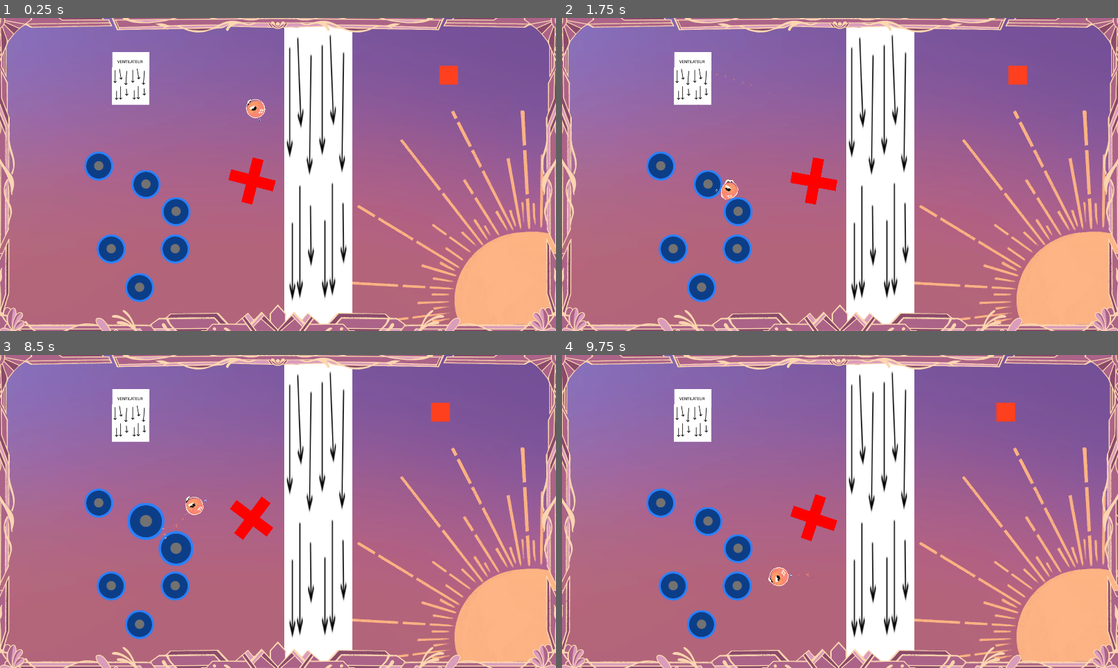
Above: before the commit, frames 1-4 (two rows, left to right).
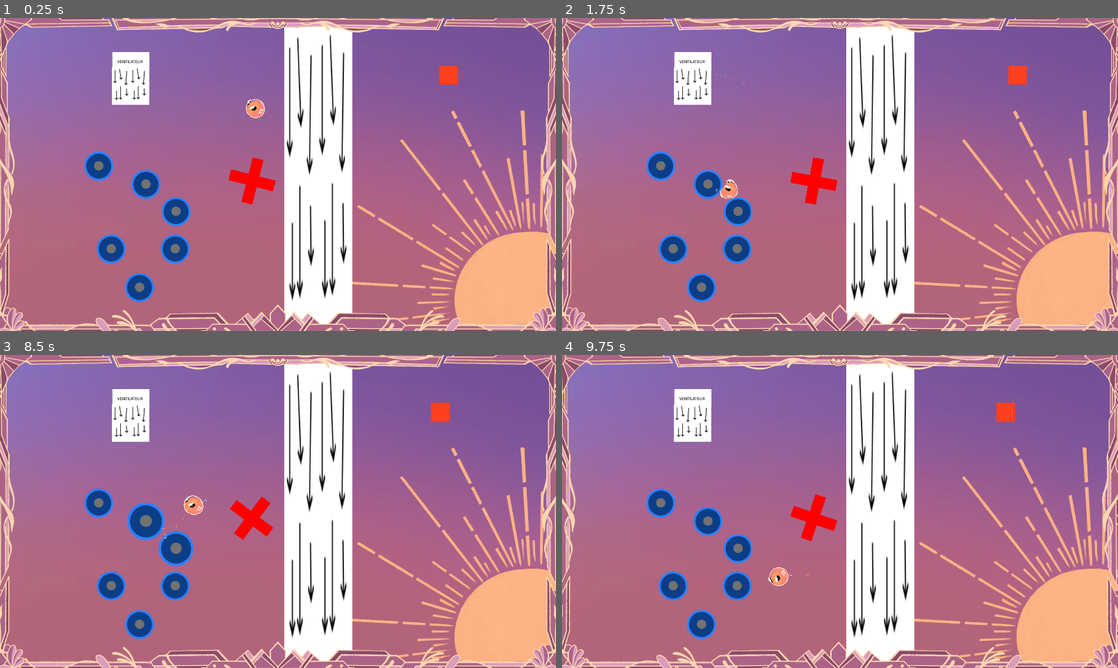
Above: after the commit, the same moments.

Repository: davifarhi/GGJ25-CrashSim-Untitled
Game: Godot game, scene res://scenes/TestPhysique.tscn
Two runs of this game, one before a commit and one after it. Both use one fixed random seed, a clock stepped at 60 frames per second and the inputs below.
Inputs (mouse positions are in pixels of both pictures, inside the frame that each line leads up to):
- Up to frame 1 (0.25 s): no input
- Up to frame 2 (1.75 s): move the mouse to (962, 158) at 0.52 s; click (962, 158) at 0.6 s; move the mouse to (728, 190) at 1.27 s; tap Delete at 1.35 s
- Up to frame 3 (8.5 s): move the mouse to (333, 442) at 2.02 s; click (333, 442) at 2.1 s; move the mouse to (250, 574) at 2.77 s; tap Delete every 1.5 s from 2.85 to 7.35 s; move the mouse to (444, 558) at 3.52 s; click (444, 558) at 3.6 s; move the mouse to (111, 464) at 4.27 s; move the mouse to (305, 511) at 5.02 s; click (305, 511) at 5.1 s; move the mouse to (194, 433) at 5.77 s; move the mouse to (400, 495) at 6.52 s; click (400, 495) at 6.6 s; move the mouse to (166, 527) at 7.27 s; move the mouse to (333, 442) at 8.02 s; click (333, 442) at 8.1 s
- Up to frame 4 (9.75 s): move the mouse to (812, 574) at 8.77 s; tap Delete at 8.85 s; move the mouse to (1006, 558) at 9.52 s; click (1006, 558) at 9.6 s

The runs differ from the first frame. In frame 1, less than 0.1% of the frame differs, in the area x 44-48%, y 26-32%; in frame 2, less than 0.1%; in frame 3, less than 0.1%, in the area x 33-37%, y 44-52%; in frame 4, less than 0.1%.

Commit message:
Modifiable deformation bounce decay

Diff:
--- a/ggj-crashsim-untilted/scenes/Boubou.gd
+++ b/ggj-crashsim-untilted/scenes/Boubou.gd
@@ -7,6 +7,7 @@
 
 @export var InpulseForce:float = 10
 @export var maxSpeed:float = 1
+@export var bounceDecay:float = 16.0
 
 @export var ghostTime:float = 0.5 #sec
 var ghostIsSpawned:bool = false
@@ -61,6 +62,8 @@
 
 # Called when the node enters the scene tree for the first time.
 func _ready() -> void:
+	for child in $DeformationSkel/Root.get_children():
+		child.bounce_decay = bounceDecay
 	pass
 
 # Called every frame. 'delta' is the elapsed time since the previous frame.
--- a/ggj-crashsim-untilted/scenes/TestPhysique.tscn
+++ b/ggj-crashsim-untilted/scenes/TestPhysique.tscn
@@ -81,5 +81,6 @@
 [node name="Boubou" parent="." instance=ExtResource("1_tasia")]
 position = Vector2(883, 313)
 rotation = 1.01578
+bounceDecay = 10.0
 
 [connection signal="JuiceOnInpulse" from="Boubou" to="LevelDecoration" method="_on_boubou_juice_on_inpulse"]
--- a/ggj-crashsim-untilted/scenes/deformation_skel.gd
+++ b/ggj-crashsim-untilted/scenes/deformation_skel.gd
@@ -4,13 +4,14 @@
 
 var target_offset = Vector2(0, 0)
 var current_offset = Vector2(0, 0)
+var bounce_decay = 16.0
 
 # thanks Freya
 func expDecay(a: Vector2, b: Vector2, decay: float, dt: float) -> Vector2:
 	return b + (a-b)*exp(-decay*dt);
 
 func _process(delta: float) -> void:
-	current_offset = expDecay(current_offset, target_offset, 16, delta)
+	current_offset = expDecay(current_offset, target_offset, bounce_decay, delta)
 
 	var pos = current_offset + global_position
 	global_position = pos
Not shown: 1 places in ggj-crashsim-untilted/scenes/Boubou.tscn that only renumber resources
